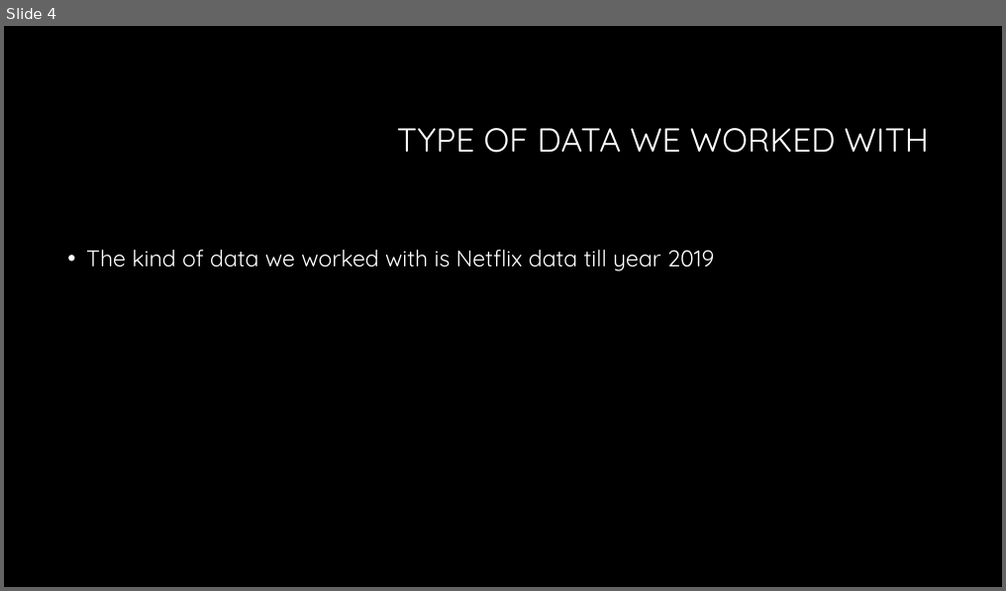
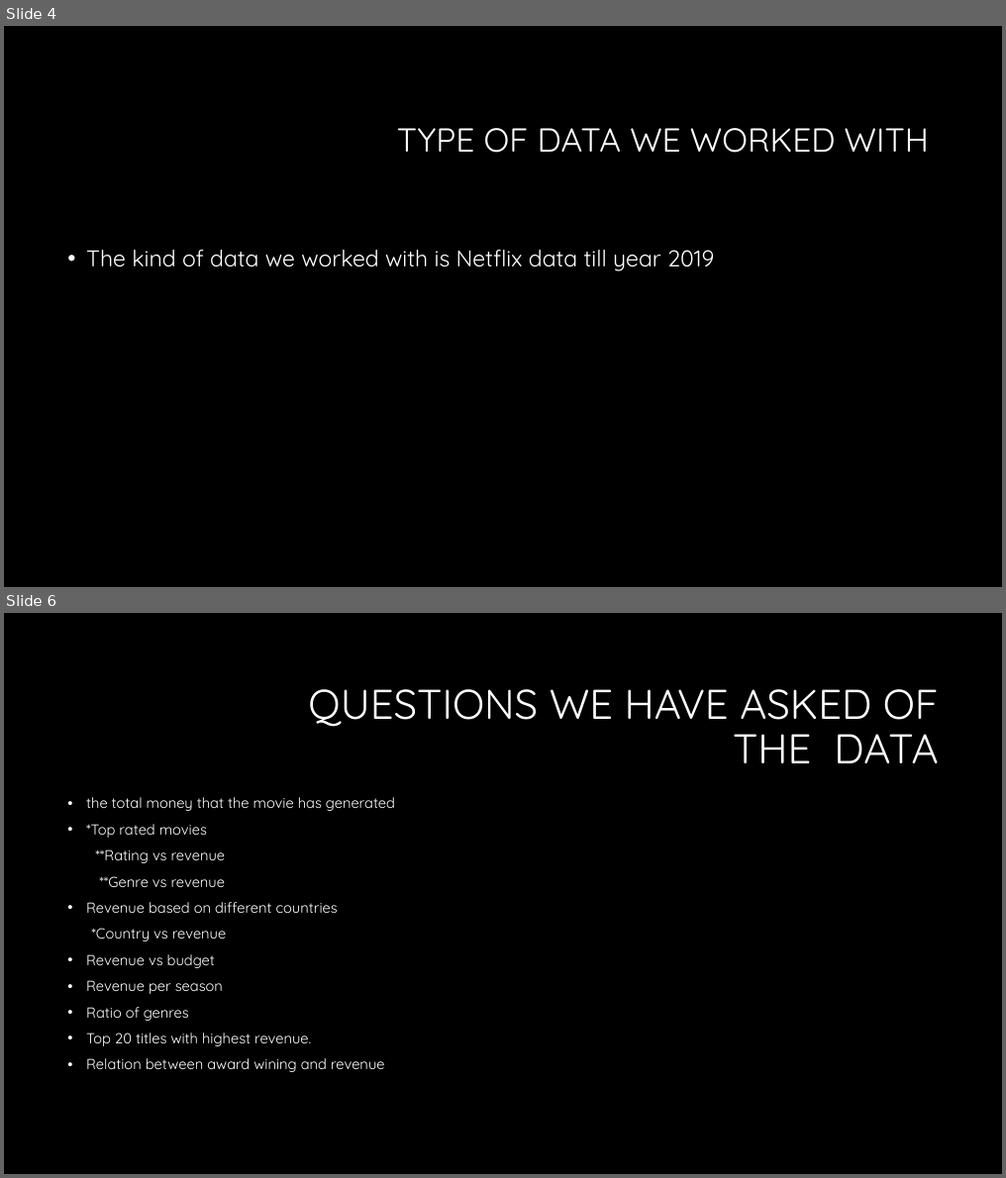
Before and after one commit to ahmadfarouk/Project-Netflix, a slide deck: netflix/The era of Netflix.pptx. Shown one above the other, each under a label of ours: slide 4 before the commit, slides 4 and 6 after it; the slides between them are not shown. The pictures are 1006x591 and 1006x1178 pixels, drawn with LibreOffice and Linux fonts; fonts in the diff are those of the drawing; background and template pictures are left out. Boxes give left, top, right and bottom in pixels: in the first picture for what was removed or moved away, otherwise in the second. Text is boxed around its words. In the diff, an @@ line names an element or a change of style, - is before the commit and + after.

```diff
--- a/netflix/The era of Netflix.pptx
+++ b/netflix/The era of Netflix.pptx
@@ slide 6 added at bbox=[4, 613, 1002, 1174], background #000000 @@
@@ title added at bbox=[308, 689, 939, 763], 40 pt, text #FFFFFF @@
+QUESTIONS WE HAVE ASKED OF THE DATA
@@ text added at bbox=[86, 797, 395, 1072], 14 pt, text #FFFFFF @@
+• the total money that the movie has generated
+• *Top rated movies
+**Rating vs revenue
+**Genre vs revenue
+• Revenue based on different countries
+*Country vs revenue
+• Revenue vs budget
+• Revenue per season
+• Ratio of genres
+• Top 20 titles with highest revenue.
+• Relation between award wining and revenue
```
Also in this commit, not shown: 2 slides changed, 3 other slides added.
